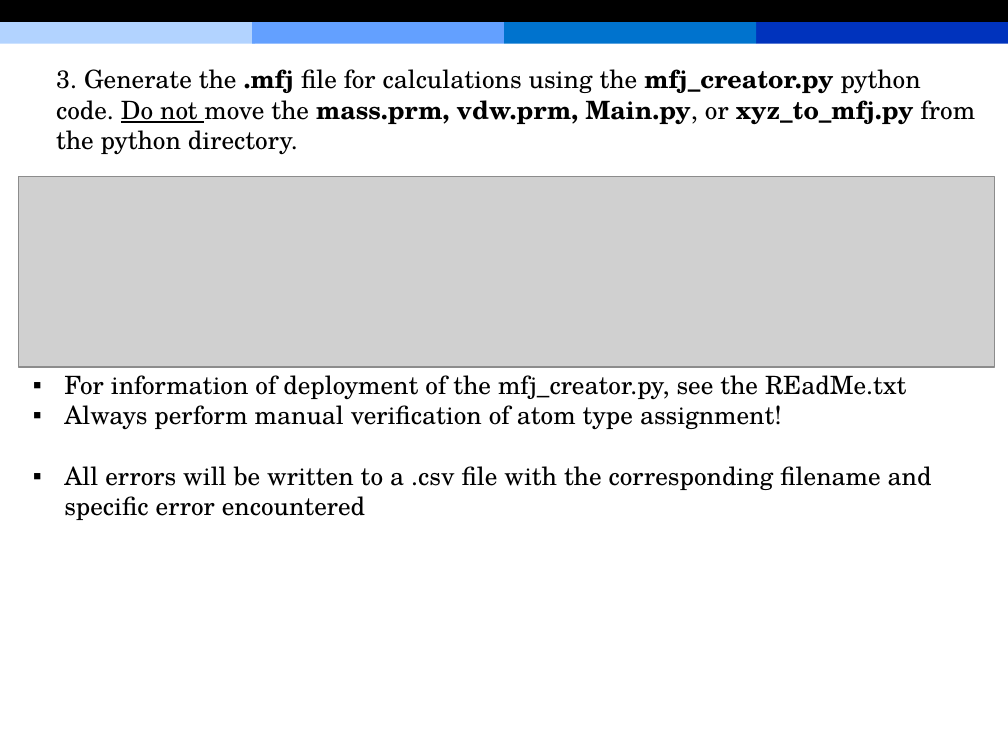
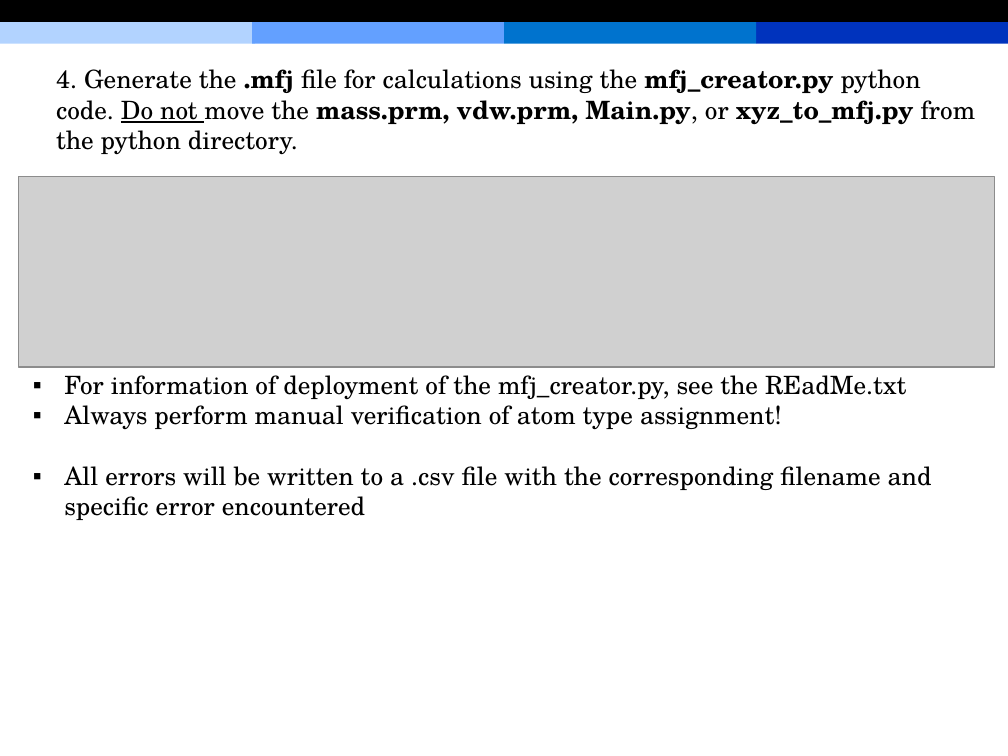
Before and after one commit to HopkinsLaboratory/MobCal-MPI, a slide deck: slide 23 of MobCal_MPI.pptx. Drawn at 1008x756 pixels with LibreOffice and Linux fonts; fonts in the diff are those of the drawing; grey boxes stand for pictures; background and template pictures are left out. Boxes give left, top, right and bottom in pixels: in the first picture for what was removed or moved away, otherwise in the second. Text is boxed around its words. In the diff, an @@ line names an element or a change of style, - is before the commit and + after.

```diff
--- a/MobCal_MPI.pptx
+++ b/MobCal_MPI.pptx
@@ text at (x1=56, y1=69, x2=976, y2=155): text changed @@
-3. Generate the .mfj file for calculations using the mfj_creator.py python code. Do not move the mass.prm, vdw.prm, Main.py, or xyz_to_mfj.py from the python directory.
+4. Generate the .mfj file for calculations using the mfj_creator.py python code. Do not move the mass.prm, vdw.prm, Main.py, or xyz_to_mfj.py from the python directory.
```
Also in this commit, not shown: 3 other slides changed.
